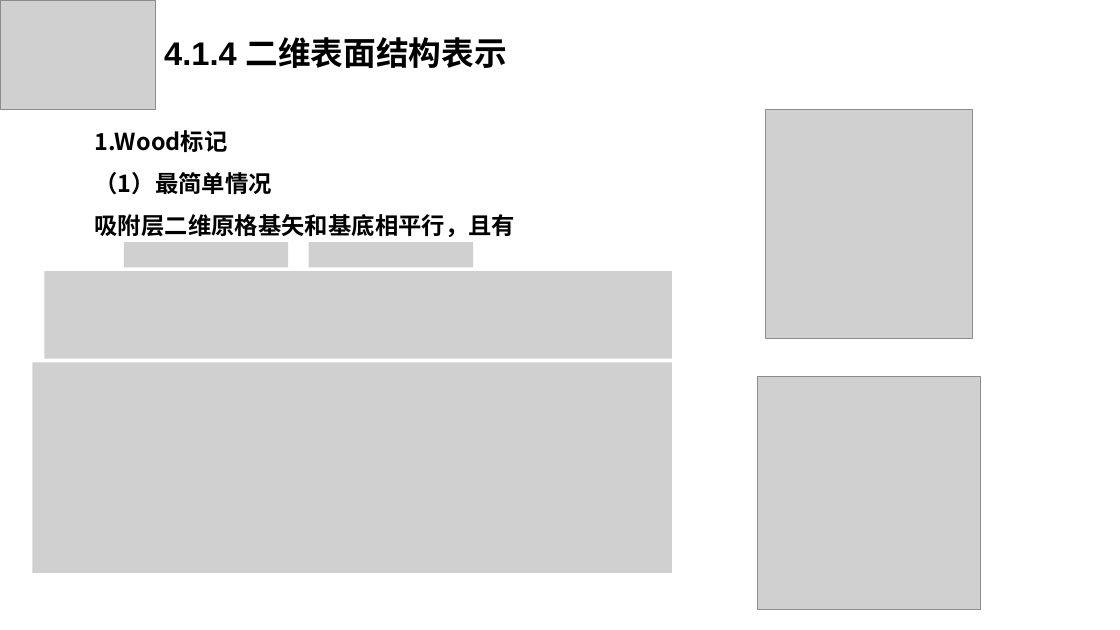
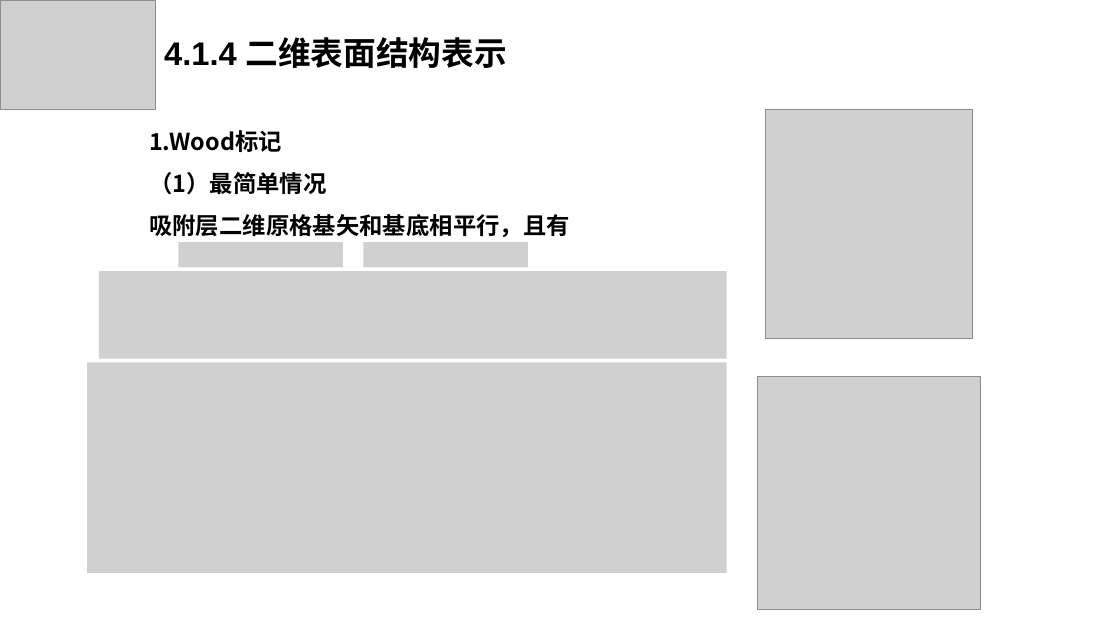
Before and after one commit to DreamBoatOve/gitTest, a slide deck: slide 8 of Lessons/材料的表面与界面/group_presentation/slices/第四小组_0529_16.pptx. Drawn at 1120x630 pixels with LibreOffice and Linux fonts; fonts in the diff are those of the drawing; grey boxes stand for pictures. Boxes give left, top, right and bottom in pixels: in the first picture for what was removed or moved away, otherwise in the second. Text is boxed around its words. In the diff, an @@ line names an element or a change of style, - is before the commit and + after.

```diff
--- a/Lessons/材料的表面与界面/group_presentation/slices/第四小组_0529_16.pptx
+++ b/Lessons/材料的表面与界面/group_presentation/slices/第四小组_0529_16.pptx
@@ 4 pictures, 1 text moved together from (x1=33, y1=130, x2=672, y2=573) to (x1=87, y1=130, x2=727, y2=573) @@
```
Also in this commit, not shown: 23 other slides changed.
